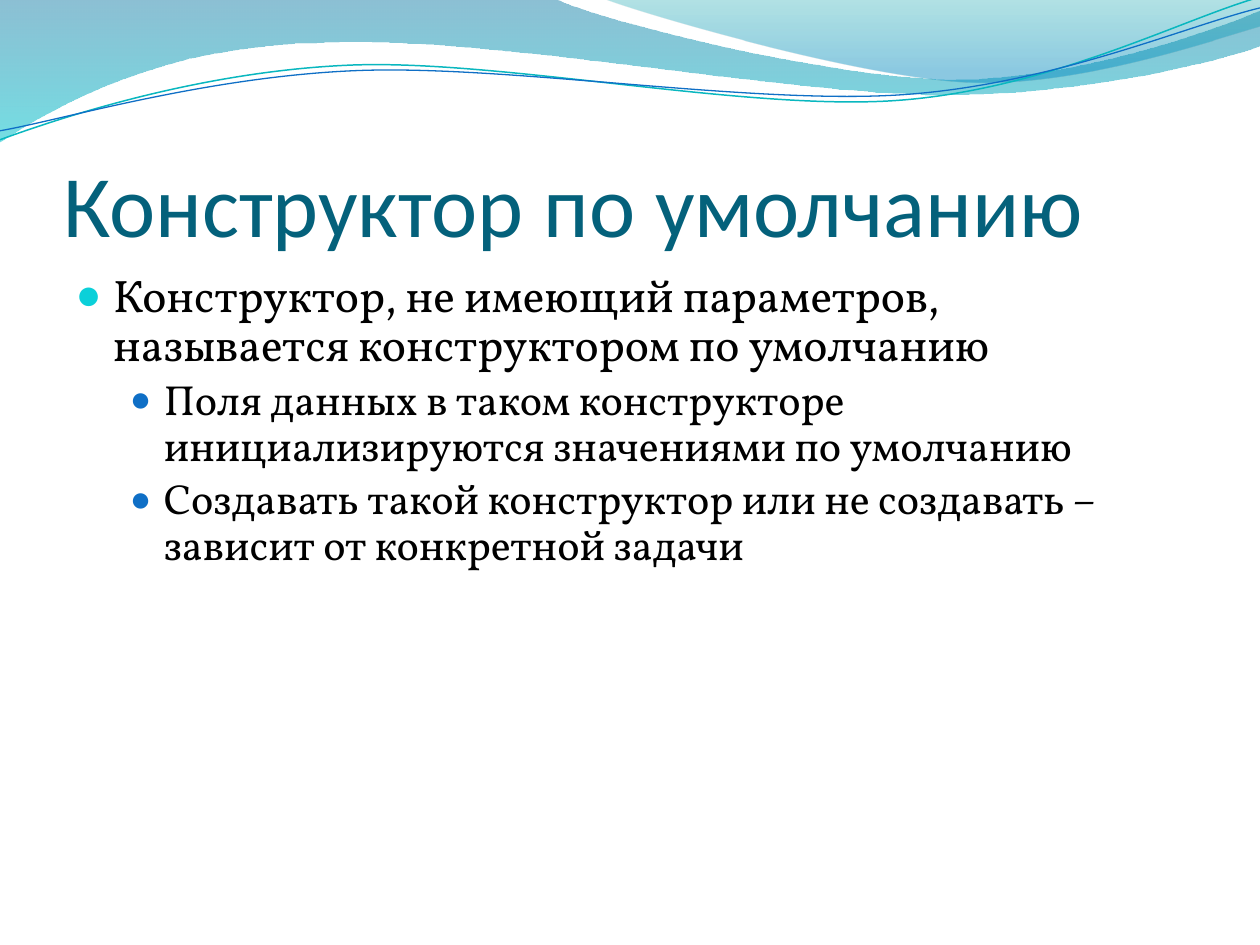
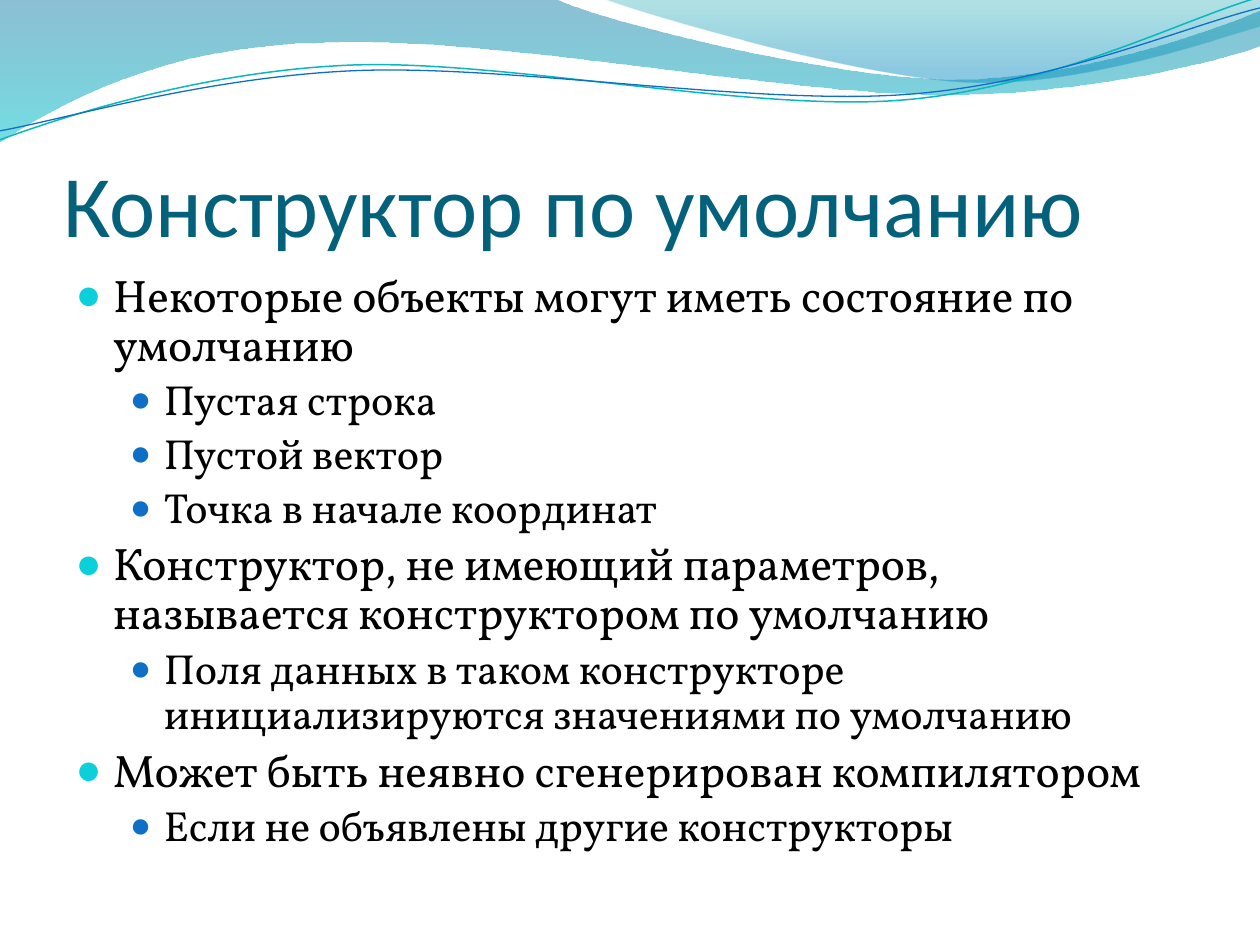
Before and after one commit to alexey-malov/oop, a slide deck: slide 45 of lectures/02/Основы ООП.pptx (slide 43 before the commit). Drawn at 1260x945 pixels with LibreOffice and Linux fonts; fonts in the diff are those of the drawing; background and template pictures are left out. Boxes give left, top, right and bottom in pixels: in the first picture for what was removed or moved away, otherwise in the second. Text is boxed around its words. In the diff, an @@ line names an element or a change of style, - is before the commit and + after.

```diff
--- a/lectures/02/Основы ООП.pptx
+++ b/lectures/02/Основы ООП.pptx
@@ text at <box>113,279,1074,534</box>: paragraphs added @@
+● Некоторые объекты могут иметь состояние по умолчанию
+  ● Пустая строка
+  ● Пустой вектор
+  ● Точка в начале координат
@@ text at <box>113,754,1141,852</box>: text changed; size 24 to 26 pt @@
-  ● Создавать такой конструктор или не создавать – зависит от конкретной задачи
+● Может быть неявно сгенерирован компилятором
+  ● Если не объявлены другие конструкторы
```
Also in this commit, not shown: 3 other slides changed, 9 slides added.
